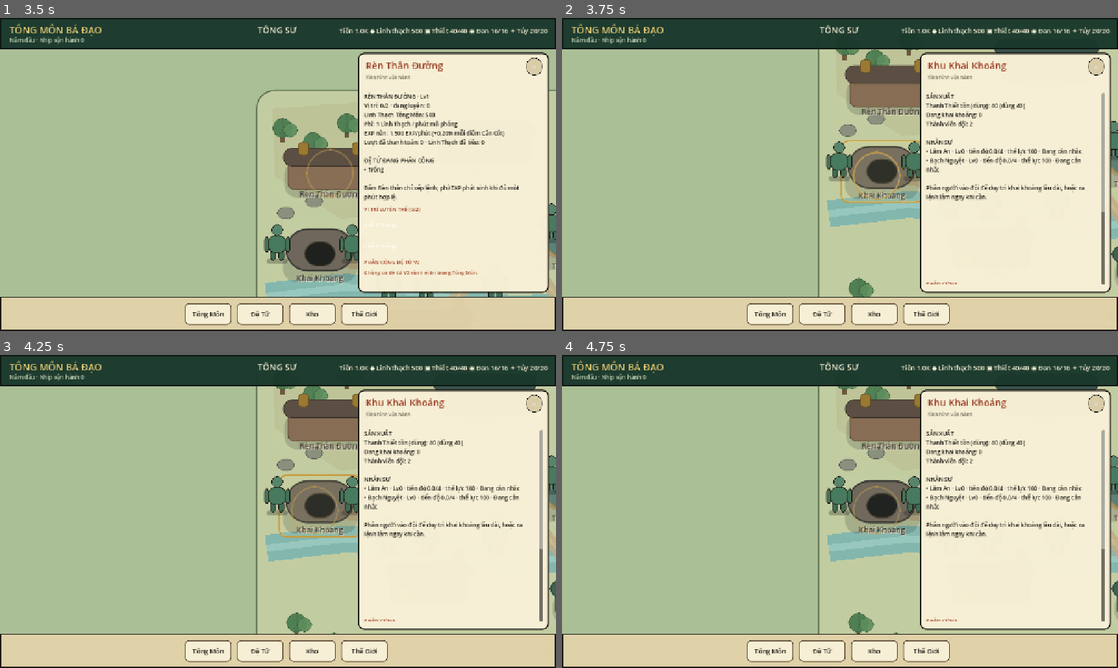
Above: before the commit, frames 1-4 (two rows, left to right).
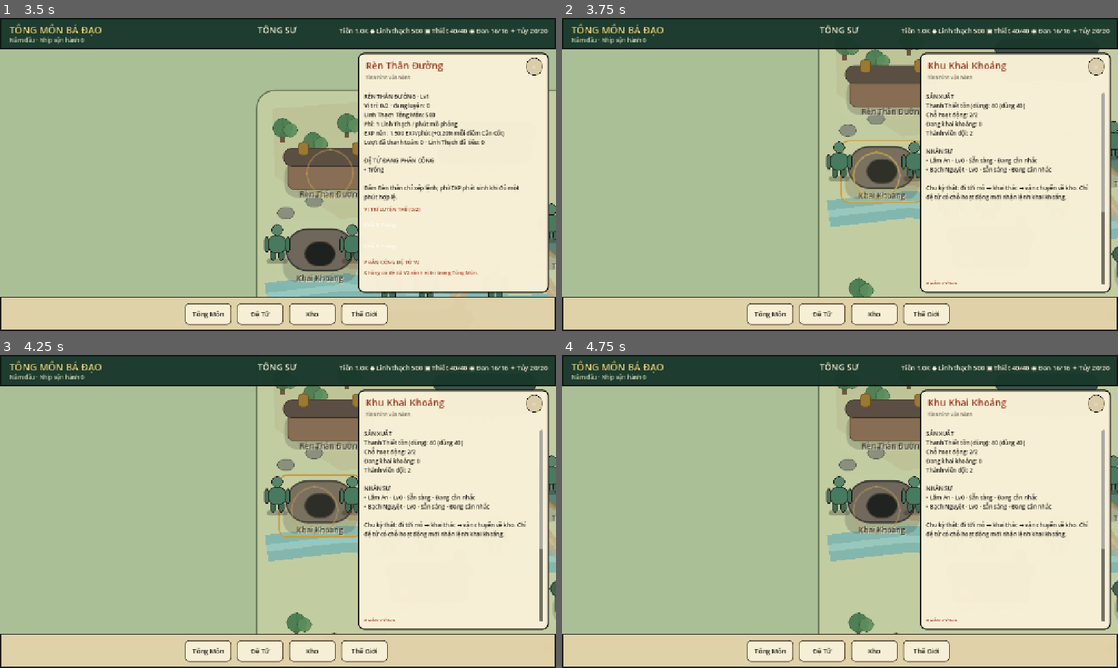
Above: after the commit, the same moments.

Repository: vuanhtuan161094-byte/TongMonBaDao
Game: Godot game, scene res://scenes/p3/p3_2_landscape_sect.tscn
Same seed, same stepped clock (60 frames per second), same inputs: the game is played once before the commit and once after it.
Inputs (mouse positions are in pixels of both pictures, inside the frame that each line leads up to):
- Up to frame 1 (3.5 s): click (278, 89) at 0.5 s; click (511, 161) at 1.25 s; click (189, 174) at 2 s; click (428, 330) at 2.75 s
- Up to frame 2 (3.75 s): click (884, 252) at 3.5 s
- Up to frame 3 (4.25 s): no input
- Up to frame 4 (4.75 s): click "Rút đội" at 4.25 s

Frame 1 is identical in both runs. In frame 2, 1.9% of the frame differs, in the area x 65-95%, y 29-59%; in frame 3, 1.9%; in frame 4, 1.9%.

Commit message:
O3: connect player Mine orders to canonical work cycle

Diff:
--- a/godot/src/presentation/p3_2_landscape_sect.gd
+++ b/godot/src/presentation/p3_2_landscape_sect.gd
@@ -1019,6 +1019,13 @@
 
 func _build_work_management(profession_id: StringName, group_id: StringName, group_label: String, order_label: String) -> void:
     _add_management_section_label("PHÂN CÔNG")
+    var active_mining_ids: Array[StringName] = []
+    if profession_id == WorkforceSystem.PROF_MINING:
+        var building_system := BuildingSystem.new()
+        var mine := building_system.primary_building(state, BuildingSystem.TYPE_MINE)
+        if mine != null:
+            active_mining_ids = building_system.active_worker_ids(state, mine)
+
     var ids: Array = state.disciples.keys()
     ids.sort()
     for raw_id in ids:
@@ -1042,6 +1049,11 @@
         order_button.text = order_label
         order_button.custom_minimum_size = Vector2(82, 34)
         order_button.add_theme_font_size_override("font_size", 11)
+        if profession_id == WorkforceSystem.PROF_MINING:
+            var has_active_mine_slot := active_mining_ids.has(disciple.id)
+            order_button.disabled = not has_active_mine_slot
+            if not has_active_mine_slot:
+                order_button.tooltip_text = "Cần thuộc một chỗ hoạt động của Mỏ trước khi ra lệnh."
         order_button.pressed.connect(Callable(self, "_issue_building_order").bind(
             disciple.id,
             WorkforceSystem.COMMAND_WORK,
@@ -1319,14 +1331,22 @@
 
 func _mine_operation_text() -> String:
     var members := _disciples_in_work_group(&"mining_crew")
+    var building_system := BuildingSystem.new()
+    var mine := building_system.primary_building(state, BuildingSystem.TYPE_MINE)
+    var active_ids: Array[StringName] = []
+    var slots := 0
+    if mine != null:
+        active_ids = building_system.active_worker_ids(state, mine)
+        slots = building_system.worker_slots(mine)
+
     var lines: Array[String] = []
     for disciple_value in members:
         var disciple: DiscipleState = disciple_value
-        var level := workforce.profession_level(disciple, WorkforceSystem.PROF_MINING)
-        var progress := float(disciple.work_progress.get(str(WorkforceSystem.PROF_MINING), 0.0))
-        lines.append("• %s · Lv%d · tiến độ %.1f/4 · thể lực %.0f · %s" % [
-            disciple.display_name, level, progress, disciple.stamina,
-            SectMapPresentation.action_label(disciple.current_action)
+        var level := workforce.profession_level_for_state(state, disciple, WorkforceSystem.PROF_MINING)
+        lines.append("• %s · Lv%d · %s" % [
+            disciple.display_name,
+            level,
+            _mining_member_status(disciple, active_ids.has(disciple.id))
         ])
     if lines.is_empty():
         lines.append("• Chưa có thành viên Đội Khai Khoáng")
@@ -1334,16 +1354,40 @@
     return (
         "SẢN XUẤT\n"
         + "Thanh Thiết tồn (dùng): %s\n"
+        + "Chỗ hoạt động: %d/%d\n"
         + "Đang khai khoáng: %d\n"
         + "Thành viên đội: %d\n\n"
         + "NHÂN SỰ\n%s\n\n"
-        + "Phân người vào đội để duy trì khai khoáng lâu dài, hoặc ra lệnh làm ngay khi cần."
+        + "Chu kỳ thật: đi tới mỏ → khai thác → vận chuyển về kho. Chỉ đệ tử có chỗ hoạt động mới nhận lệnh khai khoáng."
     ) % [
         _warehouse_pair(&"thanh_thiet"),
+        active_ids.size(),
+        slots,
         _count_action(&"WORK_MINING"),
         members.size(),
         "\n".join(lines)
     ]
+
+func _mining_member_status(disciple: DiscipleState, has_active_slot: bool) -> String:
+    if not has_active_slot:
+        return "Chờ chỗ hoạt động"
+    var cycle: Dictionary = disciple.work_cycle_state
+    if StringName(cycle.get("profession", "")) != WorkforceSystem.PROF_MINING:
+        return "Sẵn sàng · %s" % SectMapPresentation.action_label(disciple.current_action)
+
+    var phase := StringName(cycle.get("phase", ""))
+    var progress := maxf(float(cycle.get("progress", 0.0)), 0.0)
+    match phase:
+        &"travel_out":
+            return "Đang tới mỏ · %.1f" % progress
+        &"mining":
+            return "Đang khai thác · %.1f" % progress
+        &"haul_back":
+            return "Vận chuyển về kho · %.1f · mang %d" % [
+                progress, maxi(int(cycle.get("carried_units", 0)), 0)
+            ]
+        _:
+            return "Sẵn sàng · %s" % SectMapPresentation.action_label(disciple.current_action)
 
 func _forge_operation_text() -> String:
     var members := _disciples_in_work_group(&"forge_hall")
--- a/godot/src/simulation/workforce/workforce_system.gd
+++ b/godot/src/simulation/workforce/workforce_system.gd
@@ -122,6 +122,20 @@
             expected_group = &"herbalism_crew"
         if expected_group != &"" and group_id != expected_group:
             building_system.cancel_work_cycle(state, disciple, true)
+
+    # O3: leaving the crew that owns an explicit profession command must cancel
+    # that command immediately. Otherwise the actor can loop WORK_* against a
+    # missing building slot until TTL expires after the real work cycle is gone.
+    if command_kind(disciple) == COMMAND_WORK:
+        var commanded_profession := command_target(disciple)
+        var commanded_group := &""
+        if commanded_profession == PROF_MINING:
+            commanded_group = &"mining_crew"
+        elif commanded_profession == PROF_HERBALISM:
+            commanded_group = &"herbalism_crew"
+        if commanded_group != &"" and group_id != commanded_group:
+            clear_command(state, disciple)
+
     disciple.work_group_id = group_id
     if disciple.worksite_building_id != &"":
         var assigned = state.buildings.get(str(disciple.worksite_building_id))
@@ -214,6 +228,18 @@
     if kind == COMMAND_HUNT_REGION and not state.regions.has(StringName(target)):
         return false
     var disciple: DiscipleState = state.disciples[disciple_id]
+
+    # O3 fail-closed Mine command boundary: a direct mining order is only real
+    # when this disciple owns one of the authoritative active Mine slots.
+    # Merely belonging to a waiting crew must not create a fake "working" order.
+    if (
+        kind == COMMAND_WORK
+        and state.p3_7_buildings_enabled
+        and StringName(target) == PROF_MINING
+        and not building_system.work_available(state, PROF_MINING, disciple)
+    ):
+        return false
+
     # Any accepted explicit non-Body command transfers the player out of the
     # dedicated facility. Invalid commands above must NOT evict trainees.
     if DiscipleBodyTrainingFacilityV2.has_reserved_slot(state,disciple):
--- /dev/null
+++ b/godot/tests/presentation/p3_o3_real_mine_loop_test.gd
@@ -0,0 +1,338 @@
+extends SceneTree
+
+# O3: actual player-facing Mine loop through the real P3.2 scene.
+# UI assignment/order -> SimulationScheduler -> travel/extract/haul ->
+# canonical Warehouse -> UI -> mid-cycle and post-deposit persistence.
+const SAVE_PATH := "user://p3_o3_mine_loop_test.json"
+
+var ui: Control
+var state: SimulationState
+var scheduler: SimulationScheduler
+var buildings := BuildingSystem.new()
+var warehouse := WarehouseSystem.new()
+var workforce := WorkforceSystem.new()
+
+func _init() -> void:
+    call_deferred("_run")
+
+func _run() -> void:
+    _cleanup_save()
+    ProjectSettings.set_setting("runtime/live_save_path", SAVE_PATH)
+    if not await _open_scene():
+        return
+
+    var mine := buildings.primary_building(state, BuildingSystem.TYPE_MINE)
+    if mine == null:
+        _fail("O3 live scene has no authoritative Mine.")
+        return
+    var initial_active := buildings.active_worker_ids(state, mine)
+    if initial_active.size() < 2:
+        _fail("O3 fresh Mine does not have the expected two real active workers.")
+        return
+
+    var target_id: StringName = initial_active[0]
+    var other_id: StringName = initial_active[1]
+    ui.call("_open_building", SectMapPresentation.DEST_MINE)
+    await process_frame
+
+    # Use the actual player-facing group buttons to isolate one real worker,
+    # then prove re-assignment through the same UI path.
+    if not await _press_button("Group_mining_crew_%s" % str(other_id)):
+        return
+    if (state.disciples[other_id] as DiscipleState).work_group_id != &"":
+        _fail("O3 UI failed to withdraw the second Mine worker.")
+        return
+
+    if not await _press_button("Group_mining_crew_%s" % str(target_id)):
+        return
+    if (state.disciples[target_id] as DiscipleState).work_group_id != &"":
+        _fail("O3 UI failed to withdraw the target Mine worker.")
+        return
+    if not await _press_button("Group_mining_crew_%s" % str(target_id)):
+        return
+
+    var target: DiscipleState = state.disciples[target_id]
+    if target.work_group_id != &"mining_crew" or not buildings.active_worker_ids(state, mine).has(target_id):
+        _fail("O3 UI failed to assign the target to a real active Mine slot.")
+        return
+
+    var work_button := ui.find_child("Work_mining_%s" % str(target_id), true, false) as Button
+    if work_button == null or work_button.disabled:
+        _fail("O3 active Mine worker does not have an enabled player-facing work command.")
+        return
+
+    var ore_before := warehouse.quantity(state, &"thanh_thiet")
+    work_button.emit_signal("pressed")
+    await process_frame
+    if workforce.command_kind(target) != WorkforceSystem.COMMAND_WORK or workforce.command_target(target) != WorkforceSystem.PROF_MINING:
+        _fail("O3 Mine button did not issue the canonical mining command.")
+        return
+
+    var seen: Dictionary = {}
+    var reached_haul := false
+    for _i in range(48):
+        scheduler.step()
+        ui.call("_refresh_all")
+        var phase := StringName(target.work_cycle_state.get("phase", ""))
+        if phase != &"":
+            seen[str(phase)] = true
+        if phase == &"haul_back" and int(target.work_cycle_state.get("carried_units", 0)) > 0:
+            reached_haul = true
+            break
+    if not reached_haul:
+        _fail("O3 scheduler did not reach the real haul_back phase.")
+        return
+    if warehouse.quantity(state, &"thanh_thiet") != ore_before:
+        _fail("O3 deposited ore before the haul phase actually returned.")
+        return
+    var body: Label = ui.get("building_operation_body") as Label
+    if body == null or not body.text.contains("Vận chuyển về kho"):
+        _fail("O3 Mine UI does not expose the real haul phase.")
+        return
+
+    # Save/reload while carrying ore: no early or duplicate deposit.
+    ui.call("_autosave_runtime")
+    if not FileAccess.file_exists(SAVE_PATH):
+        _fail("O3 mid-cycle runtime save was not written.")
+        return
+    _dispose_scene()
+    await process_frame
+    if not await _open_scene():
+        return
+
+    mine = buildings.primary_building(state, BuildingSystem.TYPE_MINE)
+    target = state.disciples[target_id]
+    if StringName(target.work_cycle_state.get("phase", "")) != &"haul_back":
+        _fail("O3 mid-cycle save/reload lost the haul phase.")
+        return
+    if int(target.work_cycle_state.get("carried_units", 0)) <= 0:
+        _fail("O3 mid-cycle save/reload lost carried ore.")
+        return
+    if warehouse.quantity(state, &"thanh_thiet") != ore_before:
+        _fail("O3 reload duplicated carried ore before delivery.")
+        return
+
+    ui.call("_open_building", SectMapPresentation.DEST_MINE)
+    await process_frame
+    var completed := false
+    for _i in range(48):
+        var phase_before := StringName(target.work_cycle_state.get("phase", ""))
+        if phase_before != &"":
+            seen[str(phase_before)] = true
+        scheduler.step()
+        ui.call("_refresh_all")
+        var now := warehouse.quantity(state, &"thanh_thiet")
+        if now > ore_before:
+            completed = true
+            break
+    if not completed:
+        _fail("O3 real scheduler never deposited the Mine batch.")
+        return
+
+    for phase_name in ["travel_out", "mining", "haul_back"]:
+        if not seen.has(phase_name):
+            _fail("O3 player loop never observed canonical phase %s." % phase_name)
+            return
+
+    var definition: Dictionary = BuildingSystem.DEFINITIONS[str(BuildingSystem.TYPE_MINE)]
+    var expected_batch := maxi(int(definition.get("base_batch_units", 1)), 1) + int(floor(float(mine.level) / 10.0))
+    var ore_after := warehouse.quantity(state, &"thanh_thiet")
+    if ore_after != ore_before + expected_batch:
+        _fail("O3 first isolated batch deposited %d ore; expected exactly %d." % [ore_after - ore_before, expected_batch])
+        return
+    if not target.work_cycle_state.is_empty() or workforce.command_kind(target) != &"":
+        _fail("O3 completed batch left stale cycle/command state.")
+        return
+
+    ui.call("_refresh_all")
+    var top: Label = ui.get("resource_label") as Label
+    if top == null or not top.text.contains("Thiết %d/%d" % [ore_after, ore_after]):
+        _fail("O3 top bar disagrees with canonical ore after real production.")
+        return
+    if not str(ui.call("_mine_operation_text")).contains("Thanh Thiết tồn (dùng): %d (dùng %d)" % [ore_after, ore_after]):
+        _fail("O3 Mine panel disagrees with canonical ore.")
+        return
+    if not str(ui.call("_warehouse_operation_text")).contains("Thanh Thiết: %d (dùng %d)" % [ore_after, ore_after]):
+        _fail("O3 Warehouse panel disagrees with canonical ore.")
+        return
+
+    # A completed batch must remain exact across another disk reload.
+    ui.call("_autosave_runtime")
+    _dispose_scene()
+    await process_frame
+    if not await _open_scene():
+        return
+    mine = buildings.primary_building(state, BuildingSystem.TYPE_MINE)
+    target = state.disciples[target_id]
+    if warehouse.quantity(state, &"thanh_thiet") != ore_after:
+        _fail("O3 post-deposit reload duplicated or lost ore.")
+        return
+
+    # Interruption: start another real cycle, enter extraction, then withdraw
+    # through the UI. Cycle AND direct command must disappear immediately.
+    ui.call("_open_building", SectMapPresentation.DEST_MINE)
+    await process_frame
+    work_button = ui.find_child("Work_mining_%s" % str(target_id), true, false) as Button
+    if work_button == null or work_button.disabled:
+        _fail("O3 could not start interruption probe from the real Mine UI.")
+        return
+    work_button.emit_signal("pressed")
+    await process_frame
+
+    var reached_mining := false
+    for _i in range(40):
+        scheduler.step()
+        ui.call("_refresh_all")
+        if StringName(target.work_cycle_state.get("phase", "")) == &"mining":
+            reached_mining = true
+            break
+    if not reached_mining:
+        _fail("O3 interruption probe never reached extraction.")
+        return
+
+    var ore_before_interrupt := warehouse.quantity(state, &"thanh_thiet")
+    if not await _press_button("Group_mining_crew_%s" % str(target_id)):
+        return
+    if target.work_group_id != &"" or not target.work_cycle_state.is_empty() or not target.direct_command.is_empty():
+        _fail("O3 withdrawing a miner did not cancel group/cycle/command atomically.")
+        return
+
+    var disabled_work := ui.find_child("Work_mining_%s" % str(target_id), true, false) as Button
+    if disabled_work == null or not disabled_work.disabled:
+        _fail("O3 UI still allows mining without a real active Mine slot.")
+        return
+    if workforce.issue_command(state, target_id, WorkforceSystem.COMMAND_WORK, str(WorkforceSystem.PROF_MINING), 40):
+        _fail("O3 backend accepted a mining command without an active Mine slot.")
+        return
+
+    for _i in range(50):
+        scheduler.step()
+    if warehouse.quantity(state, &"thanh_thiet") != ore_before_interrupt:
+        _fail("O3 interrupted/removed assignment later produced phantom ore.")
+        return
+
+    # Busy slot: fill two real slots, add a third waiting group member, and
+    # verify the waiting member cannot receive a mining order.
+    ui.call("_open_building", SectMapPresentation.DEST_MINE)
+    await process_frame
+    if not await _press_button("Group_mining_crew_%s" % str(target_id)):
+        return
+    if not await _press_button("Group_mining_crew_%s" % str(other_id)):
+        return
+
+    var all_ids: Array = state.disciples.keys()
+    all_ids.sort()
+    var third_id := &""
+    for raw_id in all_ids:
+        var candidate_id := StringName(raw_id)
+        if candidate_id != target_id and candidate_id != other_id:
+            third_id = candidate_id
+            break
+    if third_id == &"":
+        _fail("O3 slot probe has no third disciple.")
+        return
+    var third: DiscipleState = state.disciples[third_id]
+    if third.work_group_id == &"mining_crew":
+        _fail("O3 third slot probe unexpectedly started in mining crew.")
+        return
+    if not await _press_button("Group_mining_crew_%s" % str(third_id)):
+        return
+
+    var active_ids := buildings.active_worker_ids(state, mine)
+    var waiting_id := &""
+    for member in _mining_group_ids():
+        if not active_ids.has(member):
+            waiting_id = member
+            break
+    if waiting_id == &"":
+        _fail("O3 Mine did not expose a waiting member beyond its two active slots.")
+        return
+    var waiting_button := ui.find_child("Work_mining_%s" % str(waiting_id), true, false) as Button
+    if waiting_button == null or not waiting_button.disabled:
+        _fail("O3 waiting Mine member has an enabled work command.")
+        return
+    if workforce.issue_command(state, waiting_id, WorkforceSystem.COMMAND_WORK, str(WorkforceSystem.PROF_MINING), 40):
+        _fail("O3 backend accepted a direct order for a waiting Mine member.")
+        return
+
+    var errors := state.validate_invariants()
+    errors.append_array(BuildingSystem.new().validate_invariants(state))
+    errors.append_array(WarehouseSystem.new().validate_invariants(state))
+    errors.append_array(WorkforceSystem.new().validate_invariants(state))
+    if not errors.is_empty():
+        _fail("O3 final state violates invariants: %s" % " | ".join(errors))
+        return
+
+    print("P3 O3 REAL MINE LOOP TEST PASS")
+    _dispose_scene()
+    await process_frame
+    _cleanup_save()
+    quit(0)
+
+func _mining_group_ids() -> Array[StringName]:
+    var result: Array[StringName] = []
+    var ids: Array = state.disciples.keys()
+    ids.sort()
+    for raw_id in ids:
+        var disciple: DiscipleState = state.disciples[raw_id]
+        if disciple.work_group_id == &"mining_crew":
+            result.append(disciple.id)
+    return result
+
+func _press_button(node_name: String) -> bool:
+    var button := ui.find_child(node_name, true, false) as Button
+    if button == null:
+        return _fail("O3 missing player-facing button: %s" % node_name)
+    if button.disabled:
+        return _fail("O3 required button is unexpectedly disabled: %s" % node_name)
+    button.emit_signal("pressed")
+    await process_frame
+    return true
+
+func _open_scene() -> bool:
+    var scene := load("res://scenes/p3/p3_2_landscape_sect.tscn") as PackedScene
+    if scene == null:
+        return _fail("O3 could not load landscape entry scene.")
+    ui = scene.instantiate() as Control
+    if ui == null:
+        return _fail("O3 could not instantiate landscape entry scene.")
+    root.add_child(ui)
+    await process_frame
+    state = ui.get("state") as SimulationState
+    if state == null:
+        return _fail("O3 scene returned no live SimulationState.")
+    var runtime := ui.get("runtime_session") as LiveGameRuntimeV2
+    if runtime == null:
+        return _fail("O3 scene returned no LiveGameRuntimeV2.")
+    scheduler = runtime.scheduler()
+    if scheduler == null:
+        return _fail("O3 live runtime returned no scheduler.")
+    _stop_timers(ui)
+    return true
+
+func _dispose_scene() -> void:
+    if ui == null:
+        return
+    ui.set("runtime_ready", false)
+    ui.queue_free()
+    ui = null
+    state = null
+    scheduler = null
+
+func _stop_timers(node: Node) -> void:
+    if node is Timer:
+        (node as Timer).stop()
+    for child in node.get_children():
+        _stop_timers(child)
+
+func _cleanup_save() -> void:
+    if FileAccess.file_exists(SAVE_PATH):
+        DirAccess.remove_absolute(ProjectSettings.globalize_path(SAVE_PATH))
+    ProjectSettings.set_setting("runtime/live_save_path", LiveGameRuntimeV2.DEFAULT_SAVE_PATH)
+
+func _fail(message: String) -> bool:
+    push_error(message)
+    _dispose_scene()
+    _cleanup_save()
+    quit(1)
+    return false
